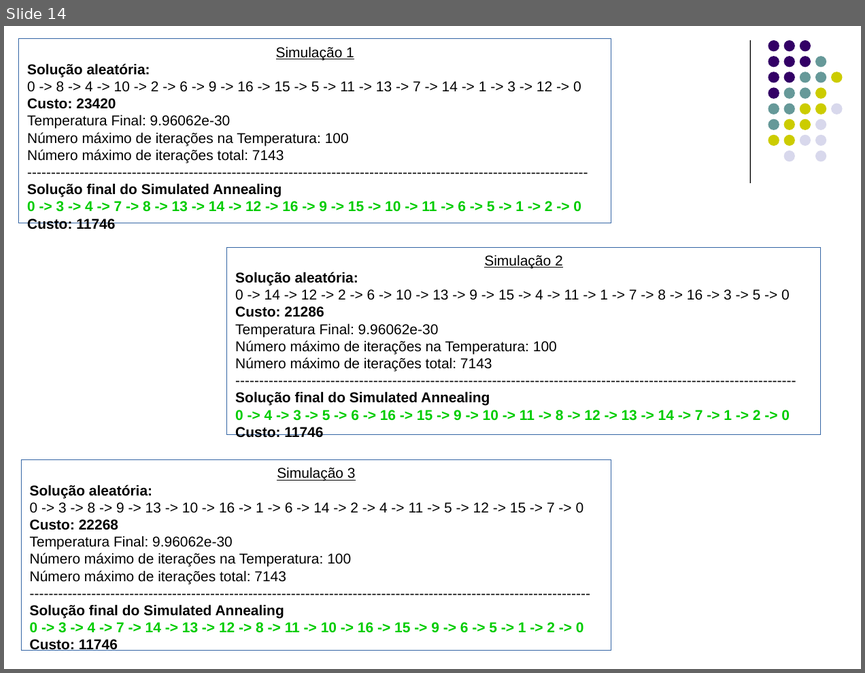
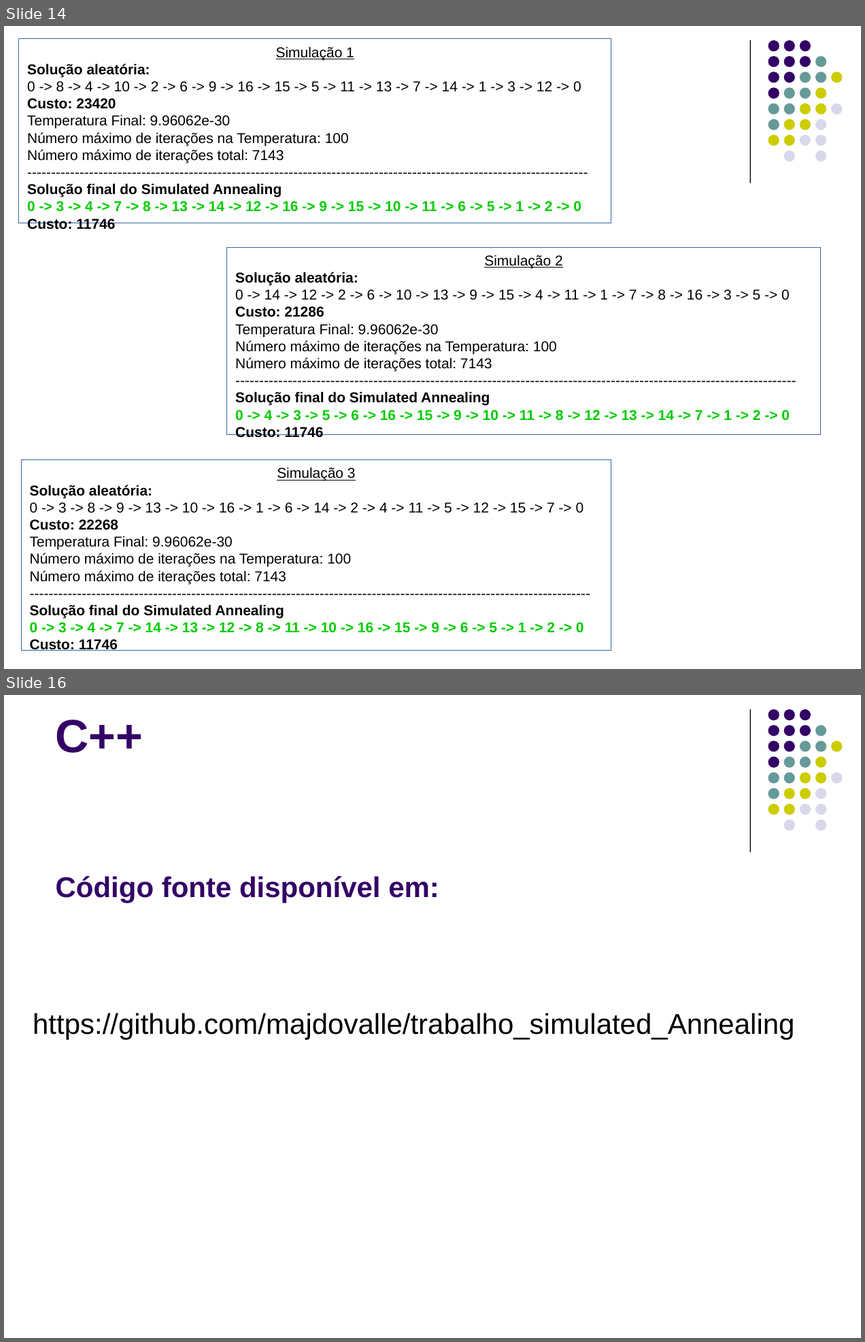
Before and after one commit to majdovalle/trabalho_simulated_Annealing, a slide deck: Análise4/Simulated Annealing aplicado ao problema do caxeiro viajante.odp. Shown one above the other, each under a label of ours: slide 14 before the commit, slides 14 and 16 after it; the slides between them are not shown. The pictures are 865x673 and 865x1342 pixels, drawn with LibreOffice and Linux fonts; fonts in the diff are those of the drawing. Boxes give left, top, right and bottom in pixels: in the first picture for what was removed or moved away, otherwise in the second. Text is boxed around its words. In the diff, an @@ line names an element or a change of style, - is before the commit and + after.

Commit message:
alteração no arquivo de apresentação - link código fonte

```diff
--- a/Análise4/Simulated Annealing aplicado ao problema do caxeiro viajante.odp
+++ b/Análise4/Simulated Annealing aplicado ao problema do caxeiro viajante.odp
@@ slide 16 added at (x1=4, y1=695, x2=861, y2=1338), background #FFFFFF; not listed: 32 template elements that a slide beside it also shows @@
@@ title added at (x1=56, y1=719, x2=143, y2=753), 39 pt, text #330066, bold @@
+C++
@@ title added at (x1=56, y1=876, x2=439, y2=903), 24 pt, text #330066, bold @@
+Código fonte disponível em:
@@ text added at (x1=33, y1=1013, x2=794, y2=1039), 24 pt, text #000000 @@
+https://github.com/majdovalle/trabalho_simulated_Annealing
```
Also in this commit, not shown: 1 slide changed.
